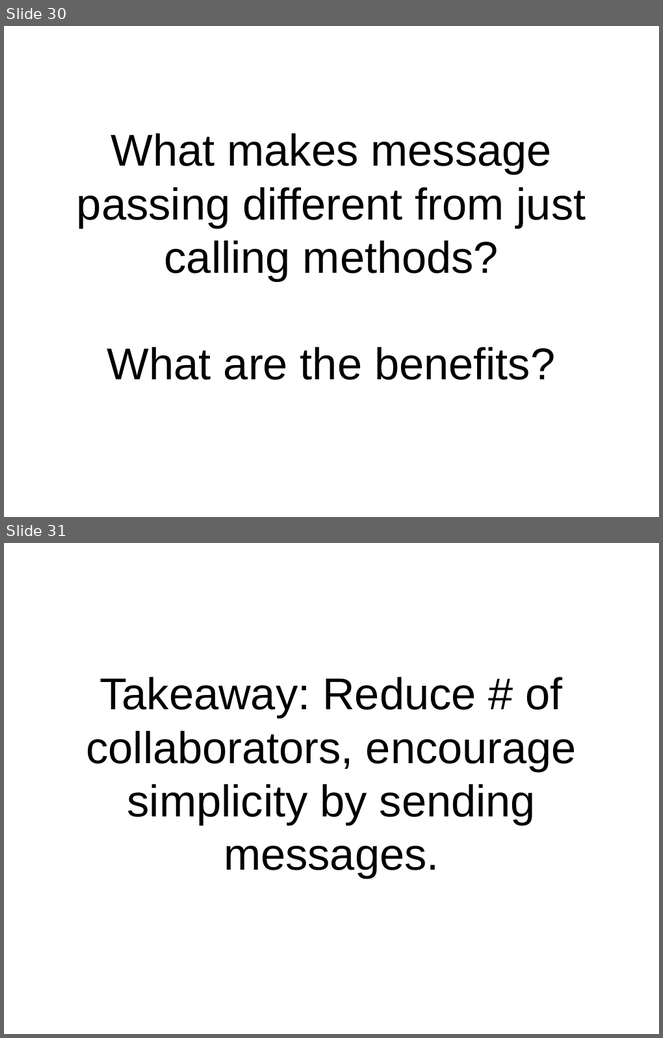
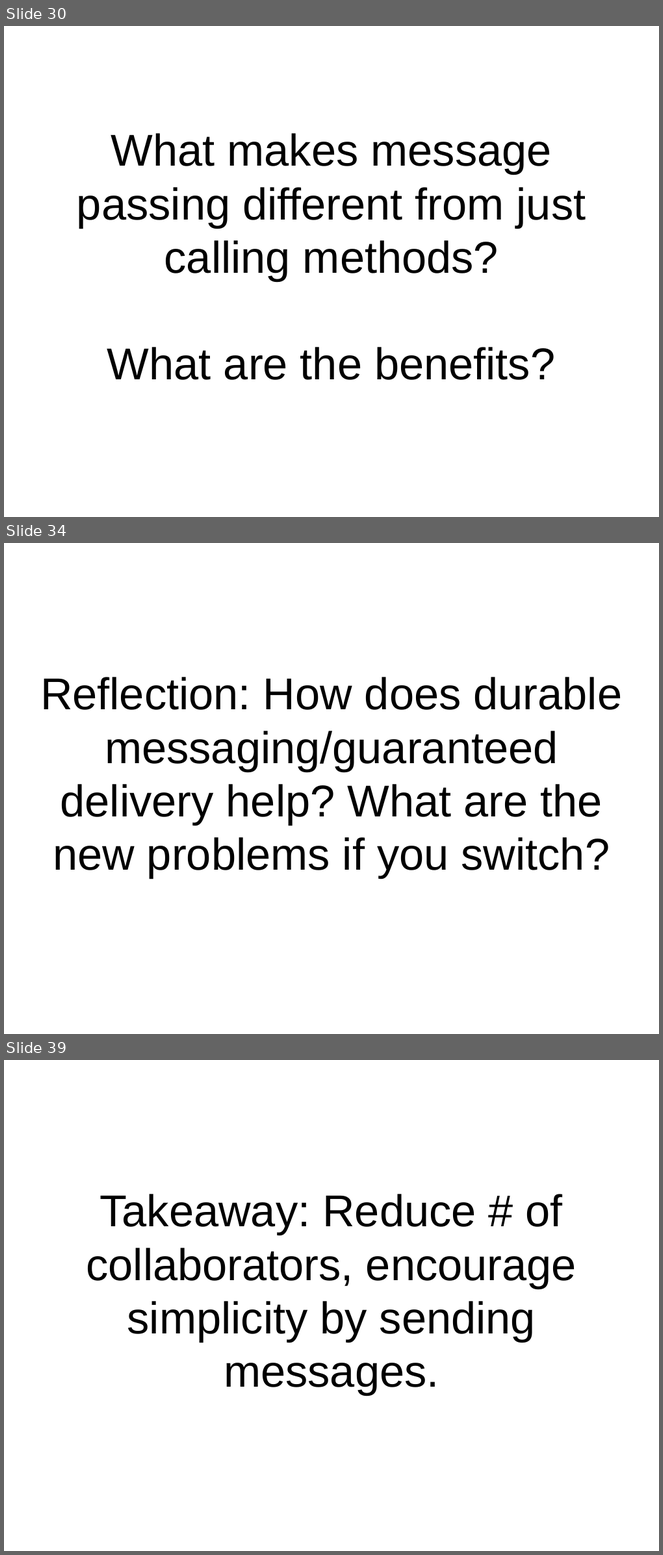
Before and after one commit to pseale/presentation-message-passing, a slide deck: message-passing.odp. Shown one above the other, each under a label of ours: slides 30 and 31 before the commit, slides 30, 34 and 39 after it; the slides between them are not shown. The pictures are 663x1038 and 663x1555 pixels, drawn with LibreOffice and Linux fonts; fonts in the diff are those of the drawing. Boxes give left, top, right and bottom in pixels: in the first picture for what was removed or moved away, otherwise in the second. Text is boxed around its words. In the diff, an @@ line names an element or a change of style, - is before the commit and + after.

```diff
--- a/message-passing.odp
+++ b/message-passing.odp
@@ slide 34 added at <box>4,543,659,1034</box>, background #FFFFFF @@
@@ subtitle added at <box>40,677,623,879</box>, 54 pt, text #000000 @@
+Reflection: How does durable messaging/guaranteed delivery help? What are the new problems if you switch?
@@ what was slide 31 is now slide 39 @@
```
Also in this commit, not shown: 2 slides changed, 7 other slides added, 27 other files.
